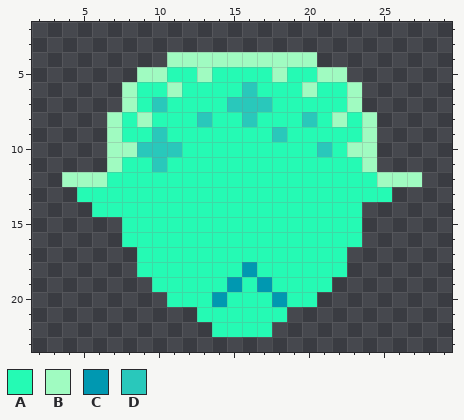
Pixel-art sprite -- packages/nouns-img-permutator/assets/layer-3/head-alien.png. This is how it looked before the edit.
The file is 32x32 pixels. Shown: x 2..29, y 2..23.
Palette (. is transparent): A #25fab4  B #a0fbc1  C #0098b1  D #29c8bb
New version:
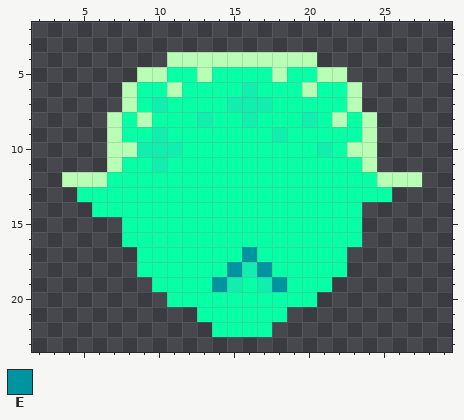
Colours new in this view: E #0094a2
What changed:
@@ palette @@
-A #25fab4
+A #07ffa6
-B #a0fbc1
+B #b8ffb5
-D #29c8bb
+D #11eeae
@@ x 12..20 @@
 16 AAAAAAAAA
-17 AAAAAAAAA
-18 AAAACAAAA
-19 AAACACAAA
-20 AACAAACAA
+17 AAAAEAAAA
+18 AAAEDEAAA
+19 AAEDADEAA
+20 AAAAAAAAA
 21 .AAAAAA..
